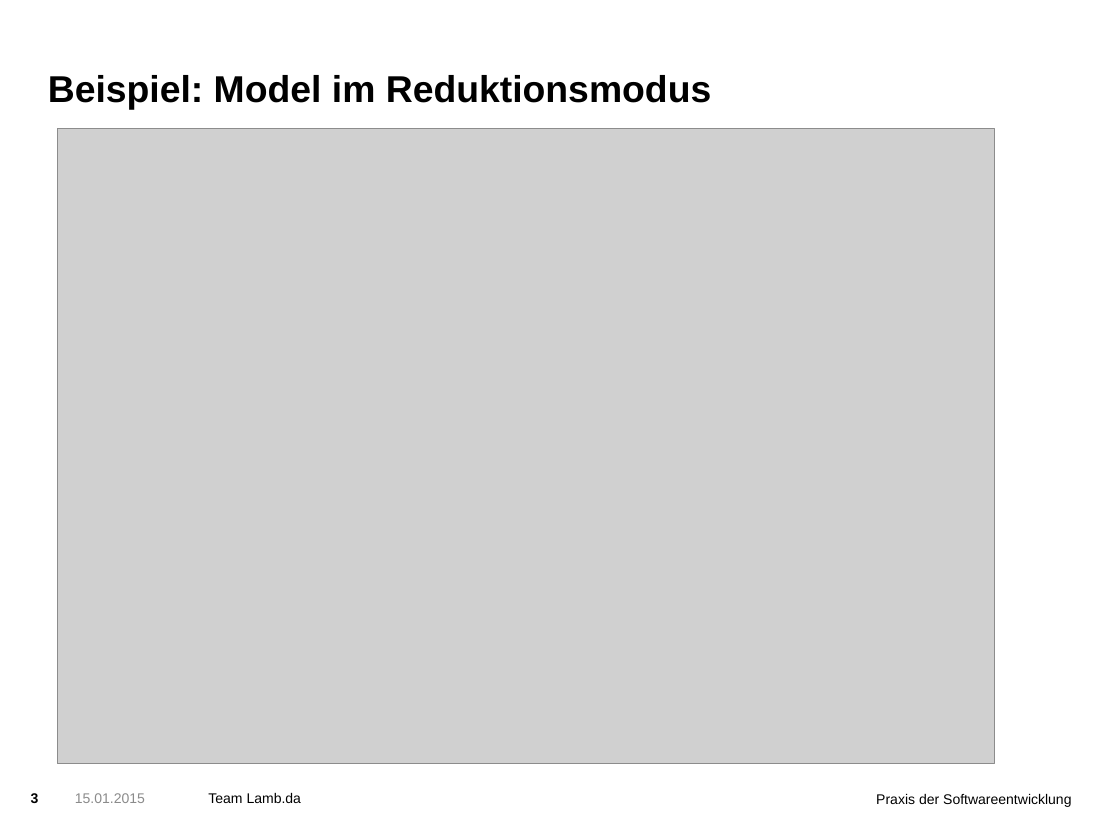
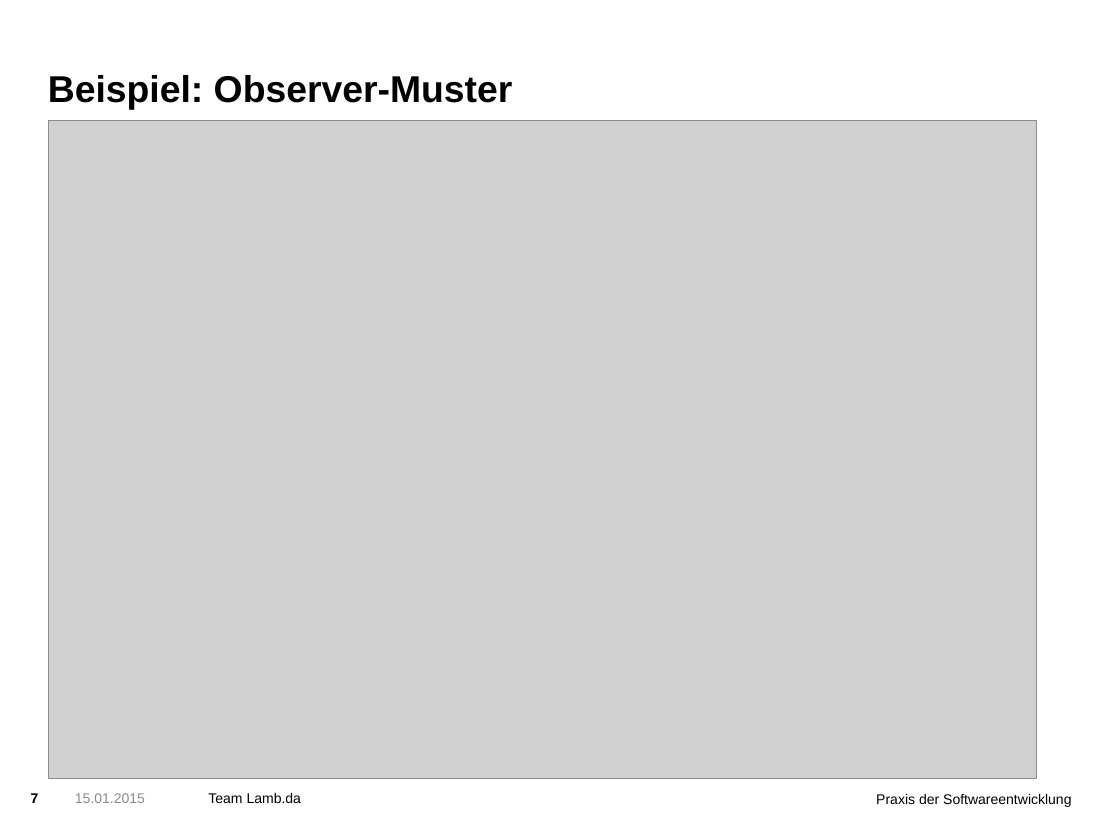
Before and after one commit to Pse-Lambda-das-Spiel/LambdaDasSpiel, a slide deck: slide 7 of 2-entwurf/presentation/Presentation.pptx (slide 3 before the commit). Drawn at 1120x840 pixels with LibreOffice and Linux fonts; fonts in the diff are those of the drawing; grey boxes stand for pictures; background and template pictures are left out. Boxes give left, top, right and bottom in pixels: in the first picture for what was removed or moved away, otherwise in the second. Text is boxed around its words. In the diff, an @@ line names an element or a change of style, - is before the commit and + after.

```diff
--- a/2-entwurf/presentation/Presentation.pptx
+++ b/2-entwurf/presentation/Presentation.pptx
@@ title at bbox=[48, 75, 513, 109]: text changed @@
-Beispiel: Model im Reduktionsmodus
+Beispiel: Observer-Muster
@@ picture: place and size @@
-picture at bbox=[57, 129, 995, 764]
+picture at bbox=[48, 120, 1036, 778]
@@ page number at bbox=[31, 793, 39, 803]: text changed @@
-3
+7
```
Also in this commit, not shown: 2 other slides changed, 1 slide added, 1 other file.
